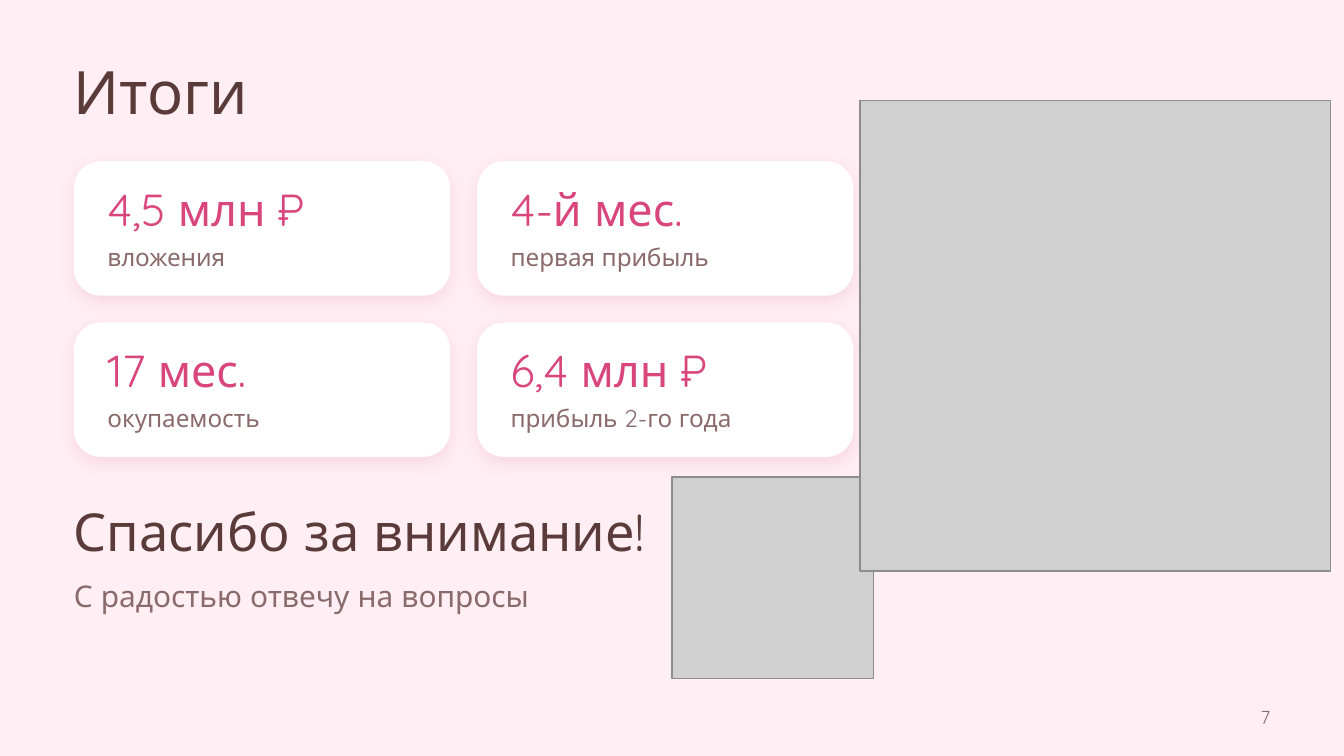
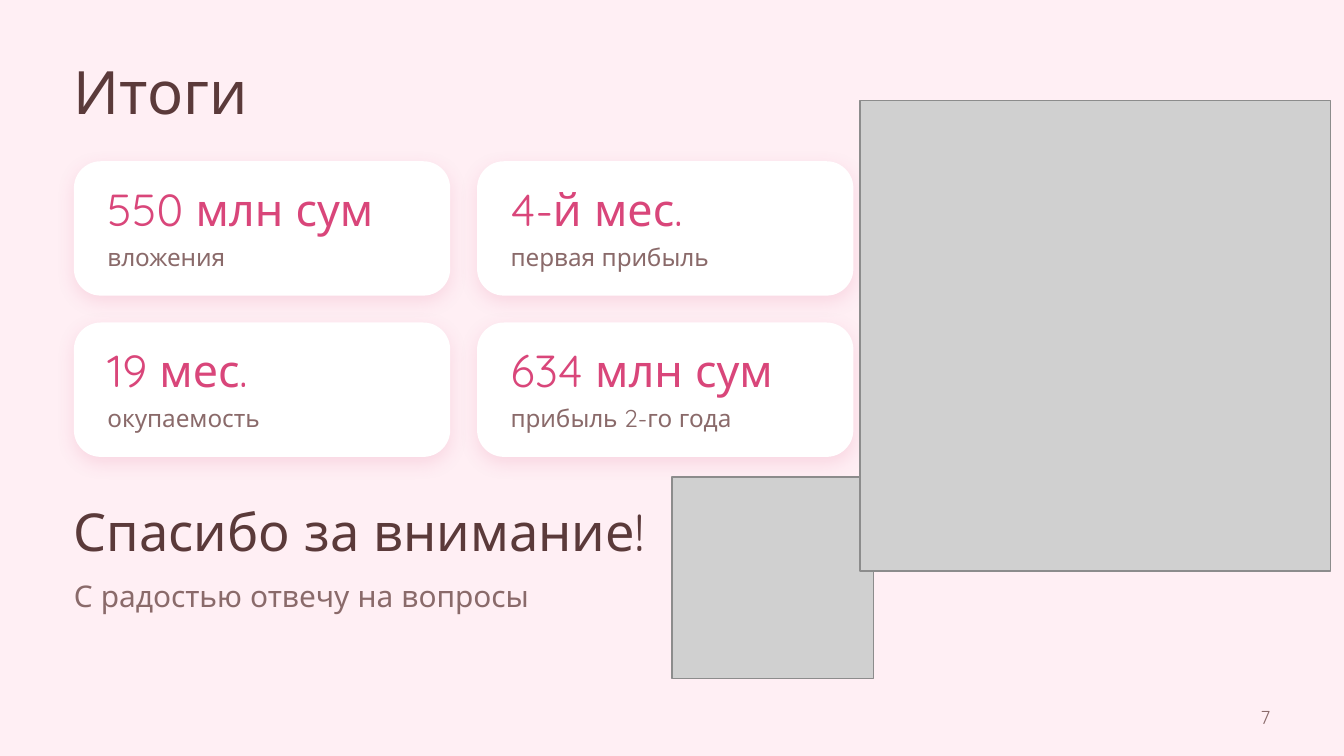
Before and after one commit to skycoax/my_pres, a slide deck: slide 7 of Мурчалка_презентация.pptx. Drawn at 1344x756 pixels with LibreOffice and Linux fonts; fonts in the diff are those of the drawing; grey boxes stand for pictures. Boxes give left, top, right and bottom in pixels: in the first picture for what was removed or moved away, otherwise in the second. Text is boxed around its words. In the diff, an @@ line names an element or a change of style, - is before the commit and + after.

```diff
--- a/Мурчалка_презентация.pptx
+++ b/Мурчалка_презентация.pptx
@@ text at [107, 194, 374, 237]: text changed @@
-4,5 млн ₽
+550 млн сум
@@ text at [107, 355, 239, 388]: text changed @@
-17 мес.
+19 мес.
@@ text at [511, 354, 773, 398]: text changed @@
-6,4 млн ₽
+634 млн сум
```
Also in this commit, not shown: 4 other slides changed, 6 other files.
